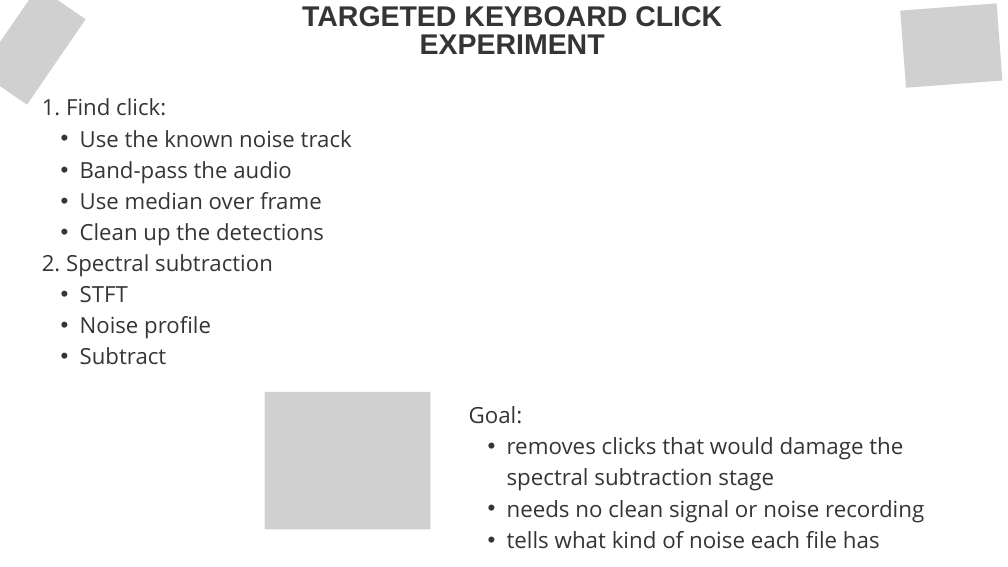
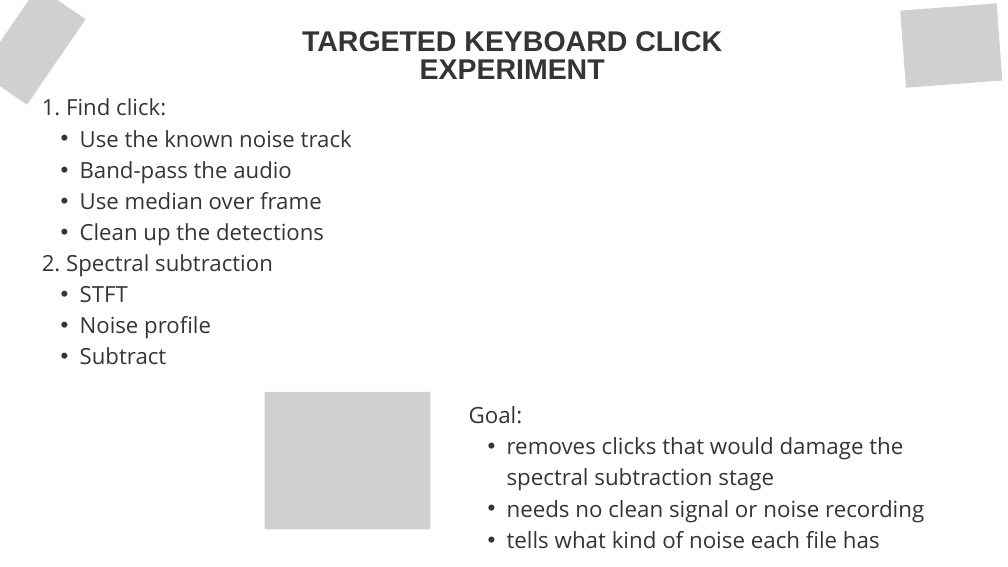
Before and after one commit to sotheasokea/audio_noise_reduction, a slide deck: slide 18 of 4_presentation/G02_slides.pptx. Drawn at 1008x567 pixels with LibreOffice and Linux fonts; fonts in the diff are those of the drawing; grey boxes stand for pictures. Boxes give left, top, right and bottom in pixels: in the first picture for what was removed or moved away, otherwise in the second. Text is boxed around its words. In the diff, an @@ line names an element or a change of style, - is before the commit and + after.

```diff
--- a/4_presentation/G02_slides.pptx
+++ b/4_presentation/G02_slides.pptx
@@ text "TARGETED KEYBOARD CLICK EXPERIMENT": place and size @@
-text "TARGETED KEYBOARD CLICK EXPERIMENT" at (302, 6, 722, 54)
+text "TARGETED KEYBOARD CLICK EXPERIMENT" at (302, 31, 722, 79)
```
Also in this commit, not shown: 9 other slides changed, 1 other file.
